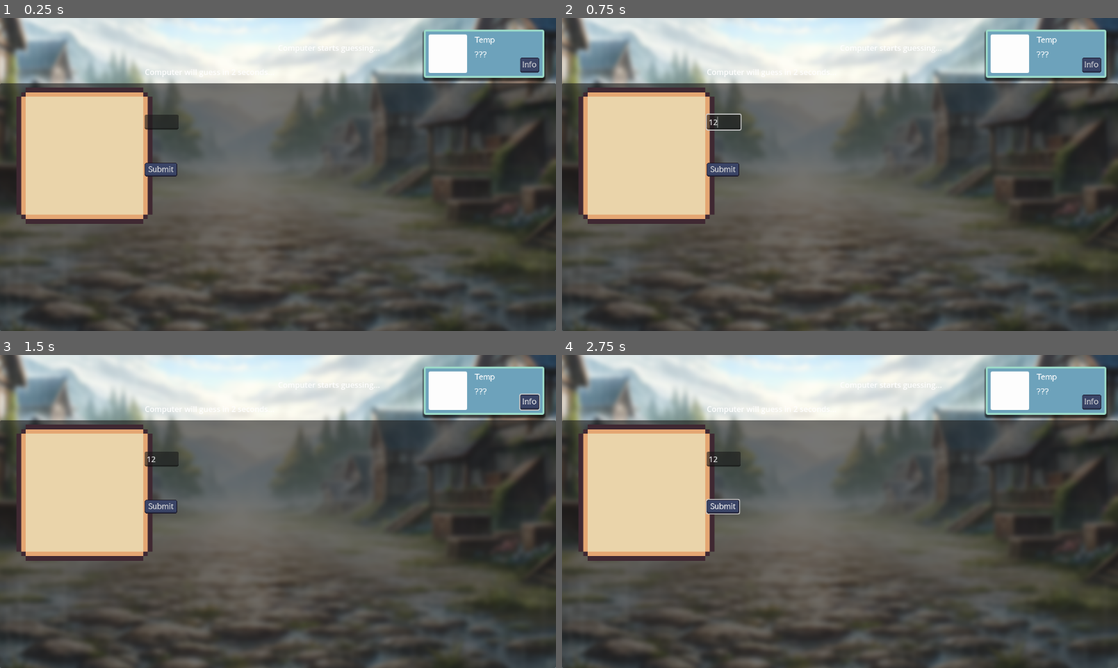
Above: before the commit, frames 1-4 (two rows, left to right).
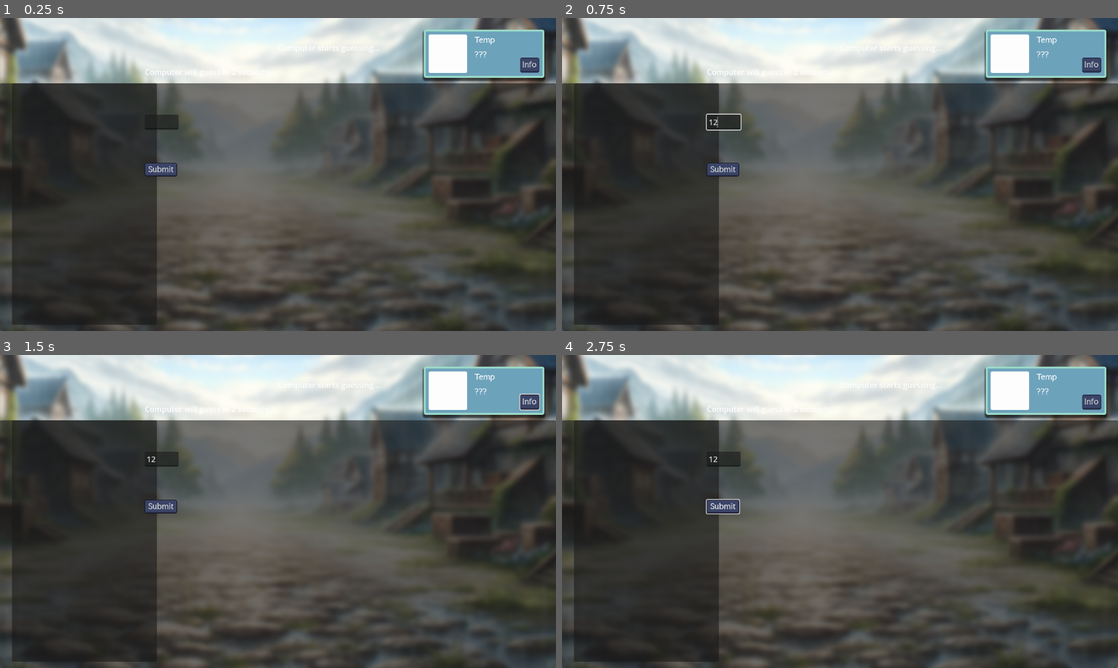
Above: after the commit, the same moments.

Repository: Quilfort/gameoff-2024
Game: Godot game, scene res://Scenes/battle.tscn
Two runs of this game, one before a commit and one after it. Both use one fixed random seed, a clock stepped at 60 frames per second and the inputs below. This scene is started directly instead of the project's main scene.
Inputs (mouse positions are in pixels of both pictures, inside the frame that each line leads up to):
- Up to frame 1 (0.25 s): no input
- Up to frame 2 (0.75 s): click (723, 121) at 0.52 s; type "12" at 0.6 s
- Up to frame 3 (1.5 s): click "Info" at 1.25 s
- Up to frame 4 (2.75 s): click "Submit" at 2 s

The runs differ from the first frame. In frame 1, 16% of the frame differs, in the area x 2-29%, y 20-98%; in frame 2, 16%; in frame 3, 16%; in frame 4, 16%.
Error in both runs: Invalid access to property or key 'name' on a base object of type 'Nil'. (res://Scripts/ui.gd:47)

Commit message:
Start dialog

Diff:
--- a/game-off-2024/Scenes/battle.tscn
+++ b/game-off-2024/Scenes/battle.tscn
@@ -80,4 +80,6 @@
 offset_bottom = 225.0
 metadata/_edit_use_anchors_ = true
 
+[node name="TextureRect" type="TextureRect" parent="."]
+
 [connection signal="pressed" from="SubmitButton" to="." method="_on_submit_button_pressed"]
--- /dev/null
+++ b/game-off-2024/Scenes/character_dialog.tscn
@@ -0,0 +1,6 @@
+[gd_scene load_steps=2 format=3 uid="uid://xhmfb0131pue"]
+
+[ext_resource type="Script" path="res://Scripts/character_dialog.gd" id="1_ljt1r"]
+
+[node name="CharacterDialog" type="Node2D"]
+script = ExtResource("1_ljt1r")
--- a/game-off-2024/Scenes/ui.tscn
+++ b/game-off-2024/Scenes/ui.tscn
@@ -1,13 +1,8 @@
-[gd_scene load_steps=8 format=3 uid="uid://d360y0a5qn3dt"]
+[gd_scene load_steps=6 format=3 uid="uid://d360y0a5qn3dt"]
 
 [ext_resource type="Script" path="res://Scripts/ui.gd" id="1_du2co"]
-[ext_resource type="Texture2D" uid="uid://dmnl36c55plcn" path="res://UI/GUI.png" id="2_2yvvi"]
 [ext_resource type="FontFile" uid="uid://b0y5yr7fs8qj7" path="res://Assets/Fonts/FacultyGlyphic-Regular.ttf" id="2_628rw"]
 [ext_resource type="Theme" uid="uid://deqou0uy8dcse" path="res://UI/Buttons/button_basic.tres" id="3_iu310"]
-
-[sub_resource type="StyleBoxTexture" id="StyleBoxTexture_ij4a2"]
-texture = ExtResource("2_2yvvi")
-region_rect = Rect2(48, 96, 32, 32)
 
 [sub_resource type="StyleBoxFlat" id="StyleBoxFlat_hitqs"]
 bg_color = Color(0.427171, 0.633141, 0.732023, 1)
@@ -50,8 +45,7 @@
 layout_mode = 0
 offset_left = 25.0
 offset_right = 325.0
-offset_bottom = 300.0
-theme_override_styles/panel = SubResource("StyleBoxTexture_ij4a2")
+offset_bottom = 500.0
 
 [node name="PlayerInfo" type="Node" parent="."]
 
--- /dev/null
+++ b/game-off-2024/Scripts/character_dialog.gd
@@ -0,0 +1,14 @@
+extends Node2D
+
+
+# Called when the node enters the scene tree for the first time.
+func _ready() -> void:
+	pass # Replace with function body.
+
+
+# Called every frame. 'delta' is the elapsed time since the previous frame.
+func _process(delta: float) -> void:
+	pass
+
+
+#https://www.youtube.com/watch?v=ZXgeI25GBRU&ab_channel=AniceMenhour
